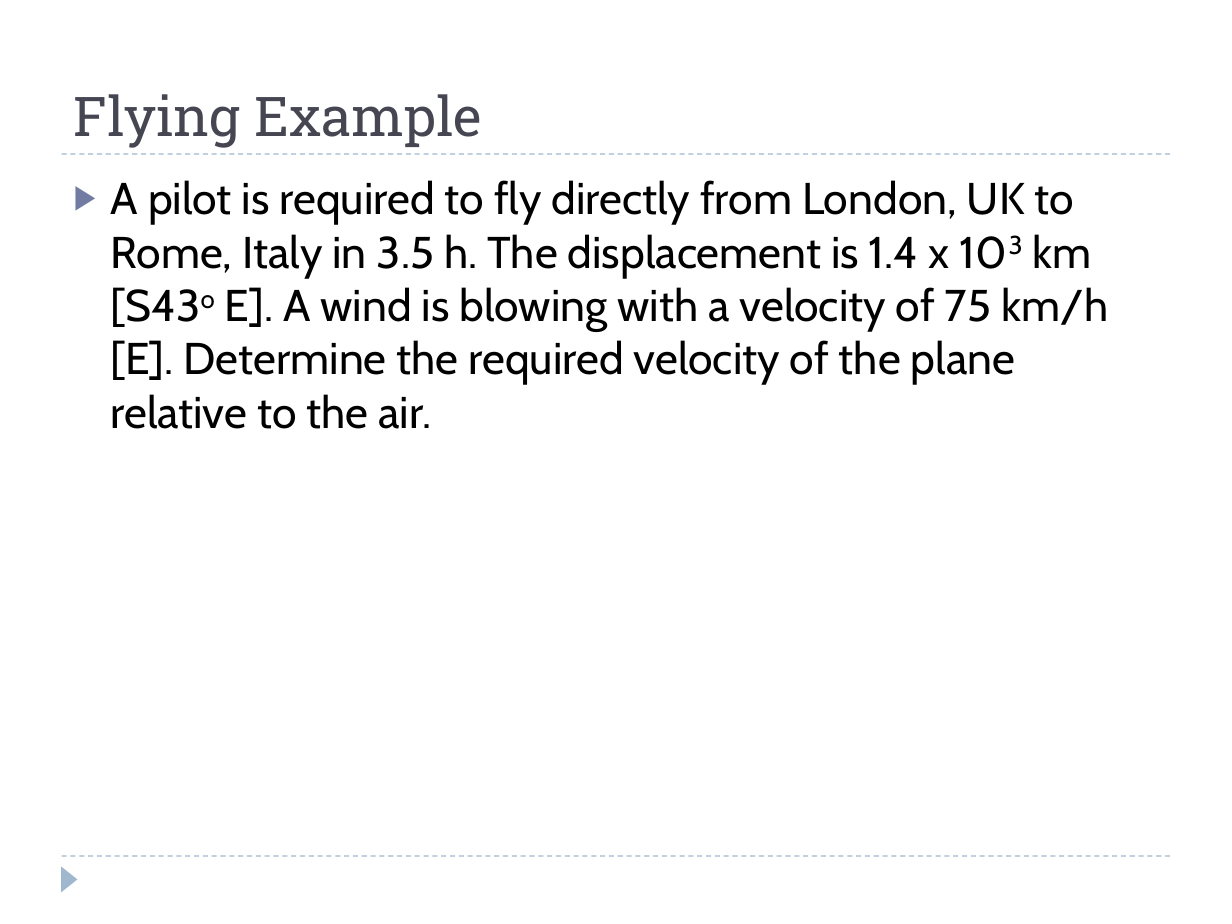
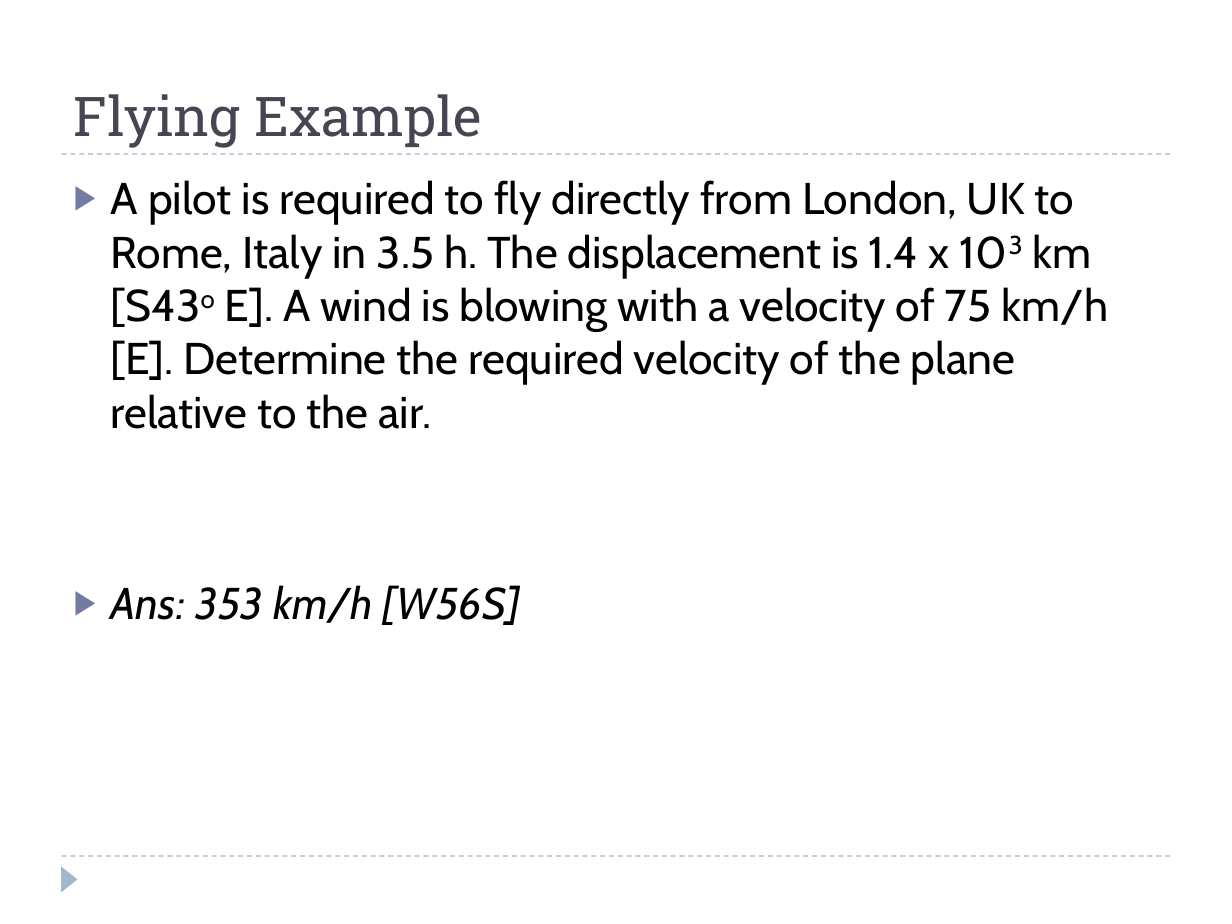
Before and after one commit to Greg5519/SPH4U0, a slide deck: slide 6 of Unit 2 Kinematics/L12 RelativeVelocityPart1/Relative Velocity.pptx. Drawn at 1232x924 pixels with LibreOffice and Linux fonts; fonts in the diff are those of the drawing. Boxes give left, top, right and bottom in pixels: in the first picture for what was removed or moved away, otherwise in the second. Text is boxed around its words. In the diff, an @@ line names an element or a change of style, - is before the commit and + after.

Commit message:
P4 Prep

```diff
--- a/Unit 2 Kinematics/L12 RelativeVelocityPart1/Relative Velocity.pptx
+++ b/Unit 2 Kinematics/L12 RelativeVelocityPart1/Relative Velocity.pptx
@@ text at [111, 585, 521, 625]: paragraph added @@
+▶ Ans: 353 km/h [W56S]
```
